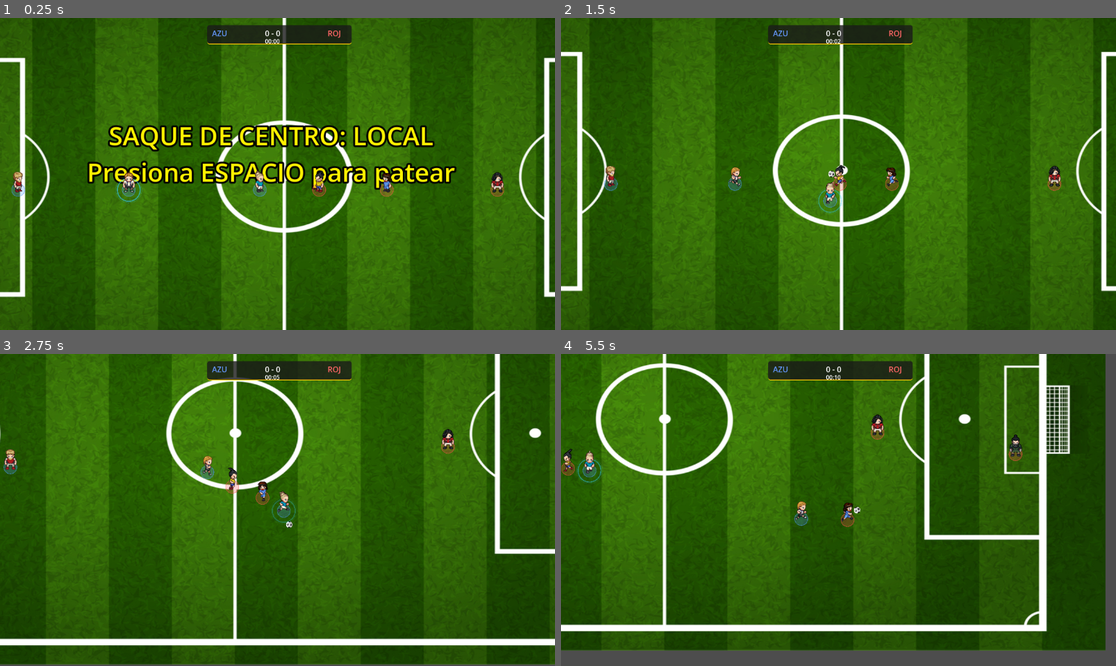
Above: before the commit, frames 1-4 (two rows, left to right).
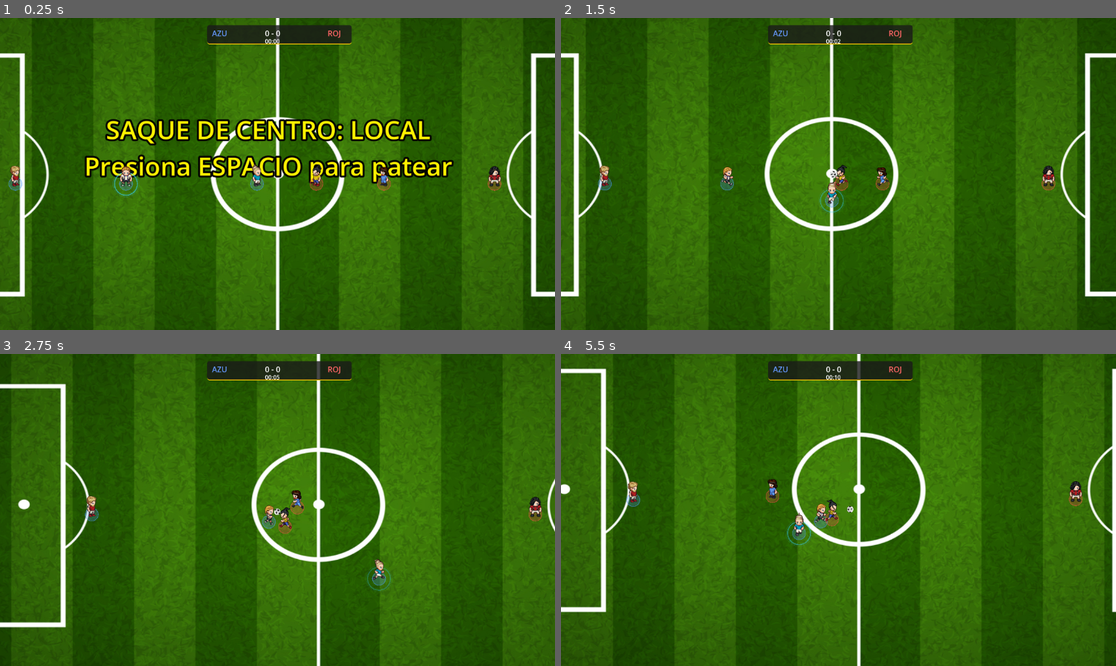
Above: after the commit, the same moments.

Repository: Leiazel/Mini-Football
Game: Godot game, scene res://mundo.tscn
Two runs of this game, one before a commit and one after it. Both use one fixed random seed, a clock stepped at 60 frames per second and the inputs below.
Inputs:
- Up to frame 1 (0.25 s): no input
- Up to frame 2 (1.5 s): tap Space (p1_patear) at 0.5, 1.35 s; hold D (p1_right) 0.53-1.28 s; hold Q (p1_cambiar) 0.53-1.28 s; hold S (p1_down) from 1.28 s (still down)
- Up to frame 3 (2.75 s): release S (p1_down) at 2.03 s; hold D (p1_right) from 2.03 s (still down); hold Enter (p2_cambiar) from 2.03 s (still down)
- Up to frame 4 (5.5 s): release D (p1_right) at 2.78 s; release Enter (p2_cambiar) at 2.78 s; hold W (p1_up) 2.78-3.53 s; tap one key every 0.75 s from 2.85 s: Down (p2_down) Left (p2_left) Shift (p2_patear) Right (p2_right); hold A (p1_left) 3.53-5.03 s; hold S (p1_down) from 5.03 s (still down)

The runs differ from the first frame. In frame 1, 19% of the frame differs, in the area x 0-100%, y 0-100%; in frame 2, 16%; in frame 3, 44%; in frame 4, 59%.

Commit message:
ajusto el mapa 1vs1 y 3vs3

Diff:
--- a/Mini-Football/Mundo.gd
+++ b/Mini-Football/Mundo.gd
@@ -6,6 +6,7 @@
 @onready var porteria_i = $Porteria_i
 @onready var porteria_d = $Porteria_d
 @onready var camera    = $Camera2D
+@onready var fondo     = $TextureRect
 
 var roles = ["POR", "DEF", "MED", "DEL"]
 
@@ -100,20 +101,45 @@
 			InputMap.action_add_event(accion, evento)
 
 func _ajustar_cancha_segun_modo():
-	if modo_juego == "3v3" or modo_juego == "1v1":
+	if modo_juego == "1v1":
+		# Campo muy reducido para 1v1
+		limite_min_x = 550.0
+		limite_max_x = 1550.0
+		limite_min_y = 200.0
+		limite_max_y = 850.0
+		if camera: camera.zoom = Vector2(1.3, 1.3)
+	elif modo_juego == "3v3":
+		# Campo intermedio para 3v3
 		limite_min_x = 450.0
 		limite_max_x = 1650.0
-		# Mover las porterías físicamente si existen en el nodo
-		if porteria_i: porteria_i.global_position.x = limite_min_x + 20
-		if porteria_d: porteria_d.global_position.x = limite_max_x - 20
-
-		# Ajustar cámara límites
-		# CAM_MIN_X y CAM_MAX_X se manejan diferente si es necesario, pero clamp no falla si max < min
+		limite_min_y = 125.0
+		limite_max_y = 925.0
+		if camera: camera.zoom = Vector2(1.1, 1.1)
 	else:
+		# Campo completo 6v6
 		limite_min_x = 110.0
 		limite_max_x = 2010.0
-		if porteria_i: porteria_i.global_position.x = limite_min_x + 20
-		if porteria_d: porteria_d.global_position.x = limite_max_x - 20
+		limite_min_y = 25.0
+		limite_max_y = 1025.0
+		if camera: camera.zoom = Vector2(0.85, 0.85)
+
+	# Mover porterías al borde del campo
+	if porteria_i: porteria_i.global_position.x = limite_min_x + 20
+	if porteria_d: porteria_d.global_position.x = limite_max_x - 20
+
+	# Ajustar imagen de fondo para que coincida con el campo
+	if fondo:
+		fondo.offset_left   = limite_min_x - 100
+		fondo.offset_right  = limite_max_x + 100
+		fondo.offset_top    = limite_min_y - 75
+		fondo.offset_bottom = limite_max_y + 75
+
+	# Centrar cámara en el campo
+	if camera:
+		camera.global_position = Vector2((limite_min_x + limite_max_x) / 2.0, (limite_min_y + limite_max_y) / 2.0)
+
+	# Actualizar centro de pelota para kickoffs
+	CENTRO_PELOTA = Vector2((limite_min_x + limite_max_x) / 2.0, (limite_min_y + limite_max_y) / 2.0)
 
 
 # ==========================================
@@ -222,9 +248,9 @@
 
 	var pos_saque = Vector2.ZERO
 	if equipo == "local":
-		pos_saque = Vector2(250, 500)
+		pos_saque = Vector2(limite_min_x + 140, 500)
 	else:
-		pos_saque = Vector2(1850, 500)
+		pos_saque = Vector2(limite_max_x - 140, 500)
 
 	pelota.global_position = pos_saque
 	pelota.linear_velocity = Vector2.ZERO
@@ -325,15 +351,23 @@
 	var pos = pelota.global_position
 	var vel = pelota.linear_velocity
 
-	# Límites del campo (ajustados a mundo.tscn)
+	# Límites del campo
 	var choco = false
 	if pos.x < limite_min_x:
-		# Solo saque si no es gol (Y fuera de rango de portería)
-		if pos.y < 400 or pos.y > 600:
+		if modo_juego == "1v1":
+			# En 1v1 la pelota rebota siempre, no hay saque de arco
+			pos.x = limite_min_x
+			vel.x = abs(vel.x) * 0.8
+			choco = true
+		elif pos.y < 400 or pos.y > 600:
 			iniciar_saque_arco("local")
 			return
 	elif pos.x > limite_max_x:
-		if pos.y < 400 or pos.y > 600:
+		if modo_juego == "1v1":
+			pos.x = limite_max_x
+			vel.x = -abs(vel.x) * 0.8
+			choco = true
+		elif pos.y < 400 or pos.y > 600:
 			iniciar_saque_arco("visitante")
 			return
 
Not shown, changed: Mini-Football/Exports/web/Mini-Football.html
Not shown, changed: Mini-Football/Exports/web/Mini-Football.pck
